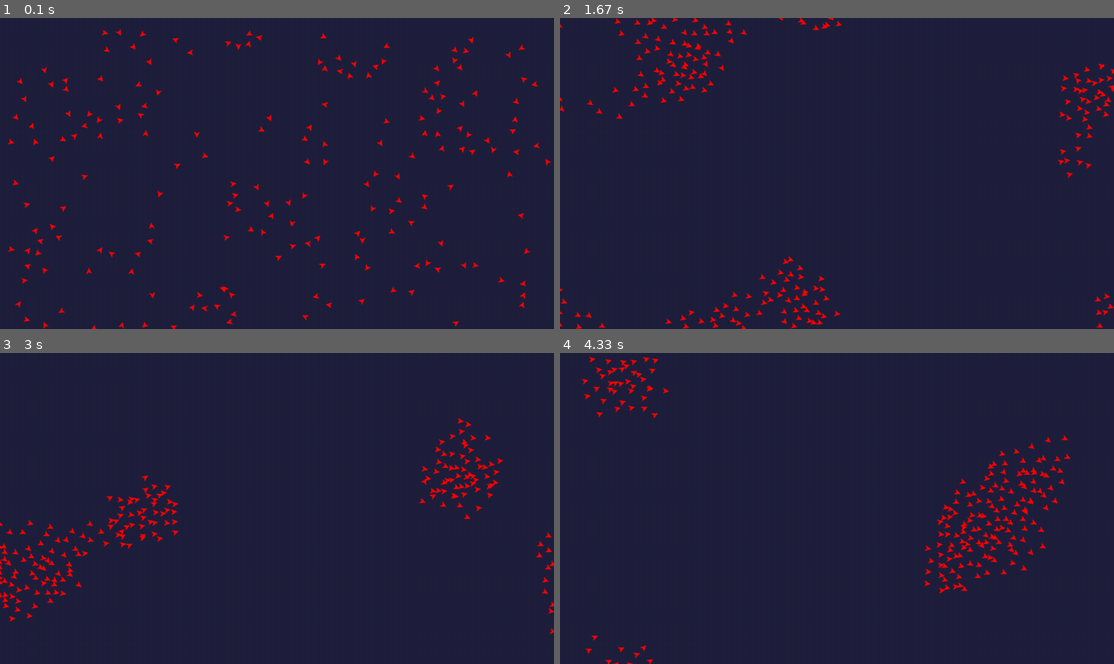
Above: before the commit, frames 1-4 (two rows, left to right).
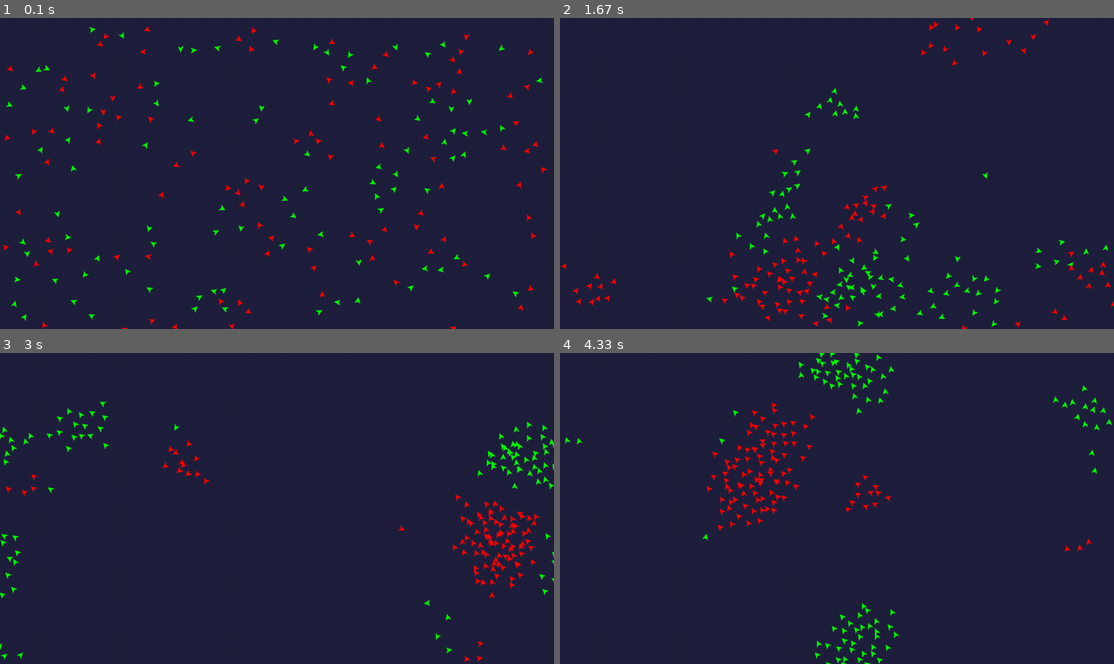
Above: after the commit, the same moments.

Repository: heitor-azambuja/pygame-boids
Game: pygame game, started from main.py
The game is run twice, just before and just after one commit, with the same random seed, the same clock (stepped at 60 frames per second) and the same inputs.
Inputs (mouse positions are in pixels of both pictures, inside the frame that each line leads up to):
- Up to frame 1 (0.1 s): no input
- Up to frame 2 (1.67 s): no input
- Up to frame 3 (3 s): click (249, 589) at 2.88 s
- Up to frame 4 (4.33 s): click (820, 455) at 3.22 s; click (759, 443) at 3.55 s; click (981, 480) at 3.88 s; click (1008, 502) at 4.22 s

The runs differ from the first frame. In frame 1, 4.4% of the frame differs, in the area x 0-100%, y 2-100%; in frame 2, 4.4%; in frame 3, 4.3%; in frame 4, 4.5%, in the area x 0-100%, y 0-100%.

Commit message:
Minor changes and tests.

Diff:
--- a/boids.py
+++ b/boids.py
@@ -14,8 +14,8 @@
         self.velocity = velocity
         self.image = IMAGE
         # self.color = color
+        self.group = group
         self.rect = self.image.get_rect(center=position)
-        self.group = group
         self.color = pg.Color(SPECIES_COLOR[group])
 
         # set image color
@@ -40,6 +40,7 @@
         separation = Vector2(0, 0)
         alignment = Vector2(0, 0)
         cohesion = Vector2(0, 0)
+        species_separation = Vector2(0, 0)
         center = Vector2(self.rect.center)
 
         neighbors = pg.sprite.spritecollide(self, all_others, False, pg.sprite.collide_circle)
@@ -52,13 +53,16 @@
 
                     pos_diff = neighbor_center - center
 
+                    if pos_diff.length() < SEPARATION_THRESHOLD:
+                        separation -= pos_diff
+
                     #  Check neighbor's species
                     if neighbor.group != self.group:
                         #  If from different species, move on the oposite direction
-                        separation -= (SPECIES_SEPARATION_MULTIPLIER * pos_diff)
-
-                    if pos_diff.length() < SEPARATION_THRESHOLD:
-                        separation -= pos_diff
+                        species_separation -= pos_diff
+                        # if SPECIES_INDEPENDENCE:
+                        #     # If species independence is enabled, skip regular rules for boids of other species
+                        #     continue
 
                     alignment += neighbor.velocity
 
@@ -72,6 +76,7 @@
 
             #  update boid velocity
             self.velocity += (separation * SEPARATION_MULTIPLIER) + (alignment * ALIGNMENT_MULTIPLIER) + (cohesion * COHESION_MULTIPLIER)
+            self.velocity += (species_separation * SPECIES_SEPARATION_MULTIPLIER)
 
             #  Pathfinding behaviour
             if BOID_FOLLOW_BEHAVIOUR == FOLLOW_MOUSE:
@@ -86,6 +91,9 @@
                     if self.path_index >= len(PATH_LIST):
                         self.path_index = 0
                 self.velocity += (pos_diff * GLOBAL_GOAL_MULTIPLIER)
+
+        #  Velocity loss
+        self.velocity -= self.velocity.normalize() * VELOCITY_LOSS
 
         #  limit velocity
         if self.velocity.length() > MAX_SPEED:
--- a/globals.py
+++ b/globals.py
@@ -7,12 +7,15 @@
 FPS = 60
 
 #  Randomizer
-SEED = 1
+SEED = None
+# SEED = 654446
 
 #  Boids default behaviour
 BOIDS_AMOUNT = 190
 MAX_SPEED = 15
 VISION_RANGE = 50
+# VELOCITY_LOSS = 0.25
+VELOCITY_LOSS = 0
 
 SEPARATION_THRESHOLD = 25
 
@@ -21,8 +24,11 @@
 COHESION_MULTIPLIER = 0.02
 
 #  Species
-SPECIES_AMOUNT = 1
-SPECIES_SEPARATION_MULTIPLIER = 0.1
+SPECIES_AMOUNT = 2
+# SPECIES_SEPARATION_MULTIPLIER = 0
+# SPECIES_SEPARATION_MULTIPLIER = 0.005
+SPECIES_SEPARATION_MULTIPLIER = 0.003
+
 SPECIES_COLOR = [
     (255,0,0),  # Red
     (0,255,0),  # Green
@@ -36,6 +42,8 @@
     (255,127,0),  # Orange
     (0,255,127),  # Teal
 ]
+# SPECIES_INDEPENDENCE = True
+# SPECIES_INDEPENDENCE = False
 
 #  Path following
 UNBOUND = 0
--- a/main.py
+++ b/main.py
@@ -2,8 +2,12 @@
 import random as rng
 from globals import *
 
-# rng.seed(SEED)
+if SEED:
+    rng.seed(SEED)
+
 clock = pg.time.Clock()
+
+# # Set background image
 # bg = pg.image.load('sprites/background.jpg')
 # bg = pg.transform.scale(bg, (WIDTH, HEIGHT))
 
@@ -25,10 +29,9 @@
         group = rng.randint(0, SPECIES_AMOUNT - 1)
         boid = Boid(
             position=(rng.random() * WIDTH, rng.random() * HEIGHT),
-            velocity=pg.math.Vector2(rng.random() - 0.5, rng.random() - 0.5) * MAX_SPEED,
+            velocity=pg.math.Vector2(rng.random() - 0.5, rng.random() - 0.5) * MAX_SPEED/4,
+            group=group
             # color=pg.Color(rng.randint(0, 200), rng.randint(200, 255), 0),
-            # color=pg.Color(200, group * (255 // SPECIES_AMOUNT), group * (255 // SPECIES_AMOUNT)),
-            group=group
         )
         boids_group.add(boid)
 
@@ -52,11 +55,11 @@
         # Draw
         screen.blit(background, (0, 0))
         # screen.blit(bg, (0, 0))
+
         #  Mark goals for pathfinding
         if BOID_FOLLOW_BEHAVIOUR == FOLLOW_PATH_LIST:
             for i in range(len(PATH_LIST)):
                 pg.draw.circle(screen, pg.Color(GOAL_COLOR), PATH_LIST[i], GLOAL_REACH_THRESHOLD)
-
 
         boids_group.draw(screen)
         pg.display.flip()
